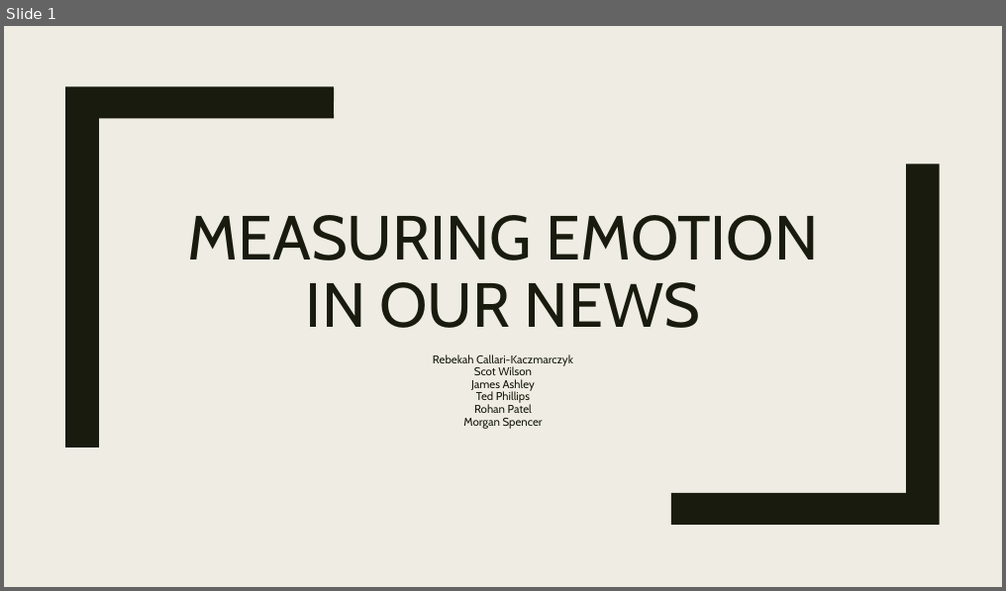
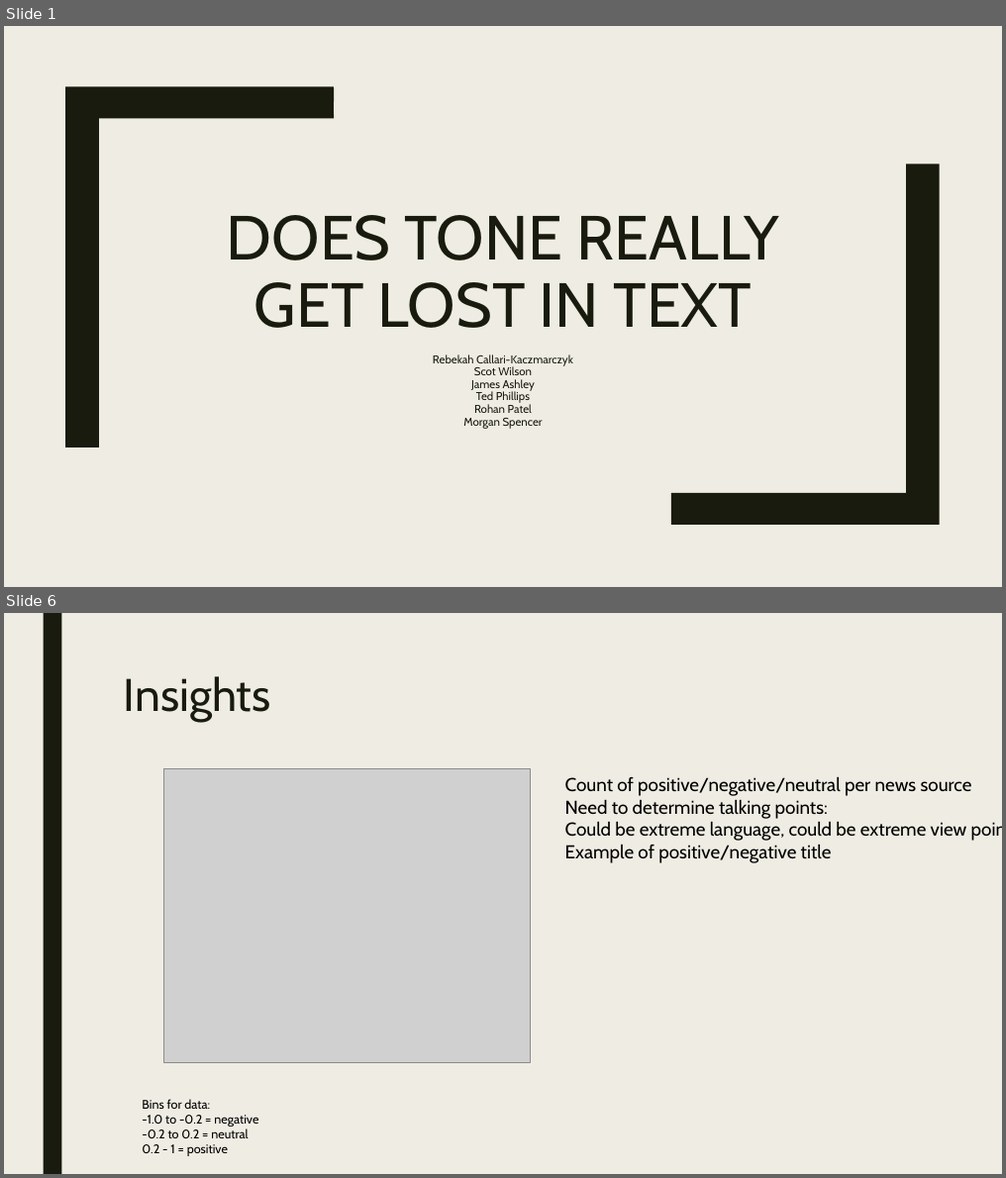
Before and after one commit to James-Ashley/sentiment_analysis, a slide deck: Group_project_deck.pptx. Shown one above the other, each under a label of ours: slide 1 before the commit, slides 1 and 6 after it; the slides between them are not shown. The pictures are 1006x591 and 1006x1178 pixels, drawn with LibreOffice and Linux fonts; fonts in the diff are those of the drawing; grey boxes stand for pictures; background and template pictures are left out. Boxes give left, top, right and bottom in pixels: in the first picture for what was removed or moved away, otherwise in the second. Text is boxed around its words. In the diff, an @@ line names an element or a change of style, - is before the commit and + after.

Commit message:
<updated deck, draft 2 - more content, prelim data, outstanding needs>

```diff
--- a/Group_project_deck.pptx
+++ b/Group_project_deck.pptx
@@ slide 6 added at (x1=4, y1=613, x2=1002, y2=1174), background #EFEDE3 @@
@@ rectangle added at (x1=43, y1=613, x2=61, y2=1174), fill #191B0E @@
@@ title added at (x1=124, y1=676, x2=271, y2=722), 44 pt, text #191B0E @@
+Insights
@@ picture added at (x1=163, y1=769, x2=531, y2=1062) @@
@@ text added at (x1=565, y1=776, x2=972, y2=863), 18 pt, text #000000 @@
+Count of positive/negative/neutral per news source
+Need to determine talking points:
+Could be extreme language, could be extreme view point
+Example of positive/negative title
@@ text added at (x1=142, y1=1099, x2=258, y2=1157), 12 pt, text #000000 @@
+  Bins for data:
+  -1.0 to -0.2 = negative
+  -0.2 to 0.2 = neutral
+  0.2 - 1 = positive
@@ slide 1 changed as well @@
@@ rectangle added at (x1=4, y1=26, x2=1002, y2=586), fill #EFEDE3 at 92% opacity @@
@@ title at (x1=227, y1=215, x2=779, y2=328): text changed @@
-MEASURING EMOTION IN OUR NEWS
+DOES TONE REALLY GET LOST IN TEXT
```
Also in this commit, not shown: 3 other slides changed, 7 other slides added, 5 slides removed.
